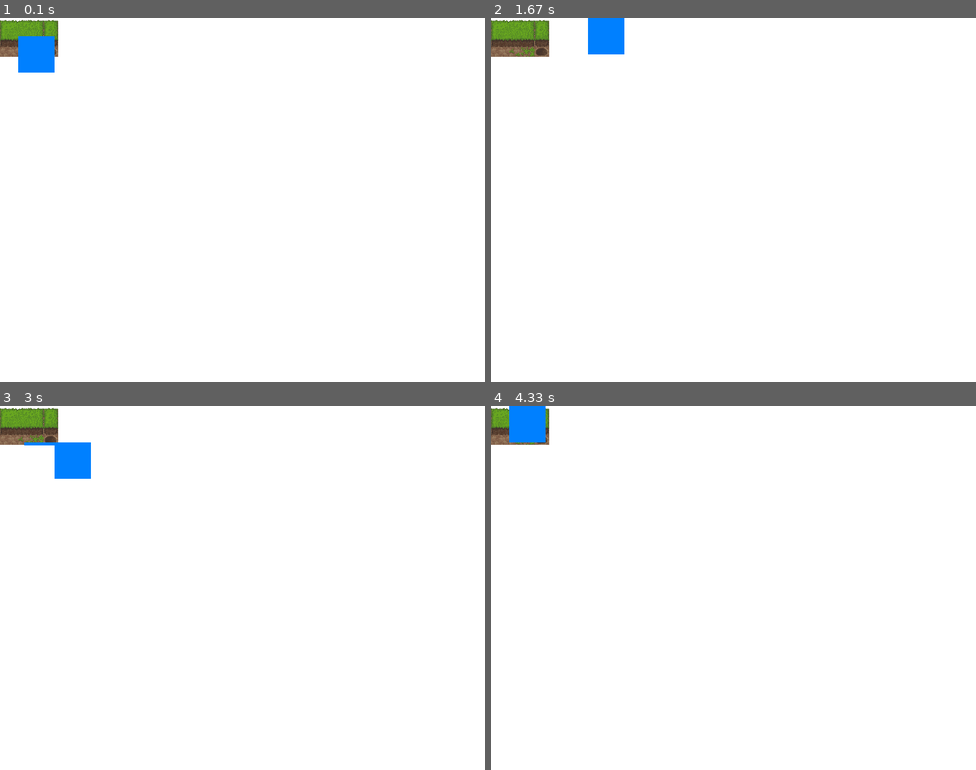
Above: before the commit, frames 1-4 (two rows, left to right).
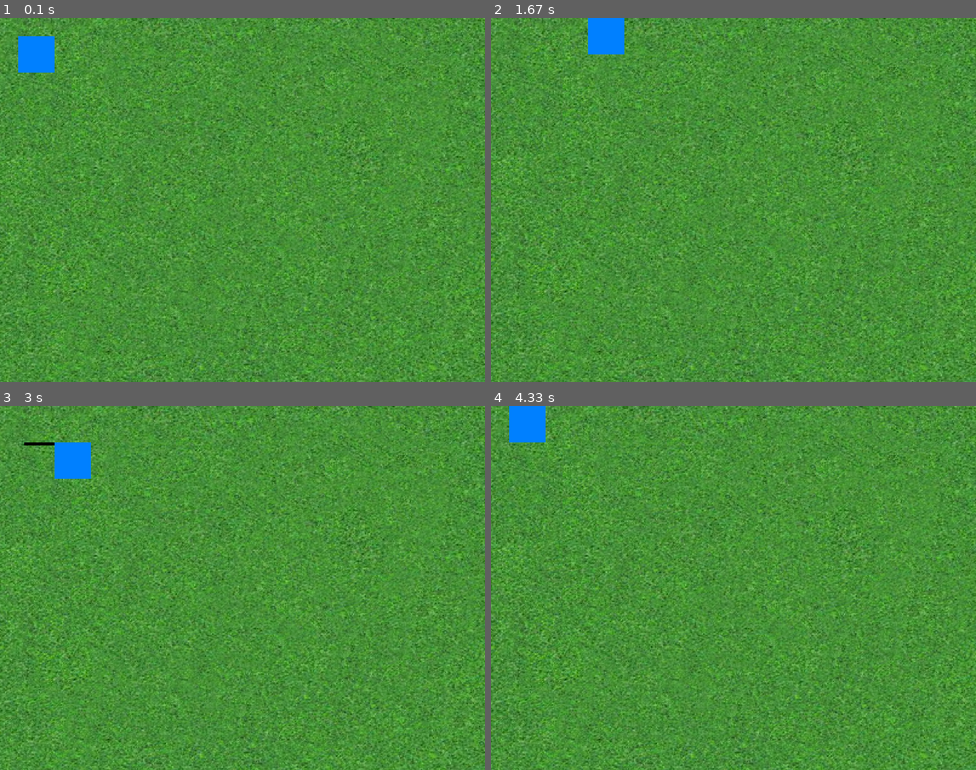
Above: after the commit, the same moments.

Repository: kenton-dover/hackathon2016
Game: pygame game, started from theWindowFiles/theWindow.py
Same seed, same stepped clock (60 frames per second), same inputs: the game is played once before the commit and once after it.
Inputs:
- Up to frame 1 (0.1 s): no input
- Up to frame 2 (1.67 s): hold D 0.33-0.8 s; hold Space 0.83-1.13 s; hold W 0.83-1.13 s; hold D from 1.5 s (still down)
- Up to frame 3 (3 s): release D at 1.97 s; hold A 2-2.53 s; hold S 2.57-2.87 s; hold Space from 2.9 s (still down); hold A from 2.9 s (still down)
- Up to frame 4 (4.33 s): release Space at 3.3 s; release A at 3.3 s; hold A 3.33-3.73 s; hold W 3.77-4.13 s; hold D from 4.17 s (still down)

The runs differ from the first frame. In frame 1, 99% of the frame differs, in the area x 0-100%, y 0-100%; in frame 2, 99%; in frame 3, 99%; in frame 4, 99%.

Commit message:
made the back ground a grassy area and change some colors
just keeping it up to data.  the main things i changed are above

Diff:
--- a/theWindowFiles/theWindow.py
+++ b/theWindowFiles/theWindow.py
@@ -5,7 +5,9 @@
 dimensions = ( SCREEN_WIDTH , SCREEN_HEIGHT )
 color =   ( colorRed , colorBlue , colorGreen )
 screen = pygame.display.set_mode(dimensions)
-background_image = pygame.image.load("ground.png").convert()
+picture = pygame.image.load("flippyboard.png")
+picture = pygame.transform.scale(picture,(SCREEN_WIDTH,SCREEN_HEIGHT))
+background_image = picture.convert()
 going = True
 clock = pygame.time.Clock()
 #inital position
@@ -24,23 +26,23 @@
         y -= 10
         theWeapon = pygame.Rect(x+50,y,5,-50)
         if pressed[pygame.K_SPACE]:
-            pygame.draw.rect(screen, (0, 128, 255), theWeapon)#create rectangle in the window
+            pygame.draw.rect(screen, (0, 0, 0), theWeapon)#create rectangle in the window
     elif pressed[pygame.K_s]and (y < SCREEN_HEIGHT - rectLength):# bounds = screen height - rectangle height
         y += 10
         theWeapon = pygame.Rect(x,y,5,100)
         if pressed[pygame.K_SPACE]:
-            pygame.draw.rect(screen, (0, 128, 255), theWeapon)#create rectangle in the window
+            pygame.draw.rect(screen, (0, 0, 0), theWeapon)#create rectangle in the window
     elif pressed[pygame.K_a] and (x > 0):
         x -= 10
         theWeapon = pygame.Rect(x-50,y,100,5)
         if pressed[pygame.K_SPACE]:
-            pygame.draw.rect(screen, (0, 128, 255), theWeapon)#create rectangle in the window
+            pygame.draw.rect(screen, (0, 0, 0), theWeapon)#create rectangle in the window
         theWeapon = pygame.Rect(x,y+50,100,5)
     elif pressed[pygame.K_d]and (x < SCREEN_WIDTH - rectHeight):
         x += 10
         theWeapon = pygame.Rect(x+20,y,100,5)
         if pressed[pygame.K_SPACE]:
-            pygame.draw.rect(screen, (0, 128, 255), theWeapon)#create rectangle in the window
+            pygame.draw.rect(screen, (0, 0, 0), theWeapon)#create rectangle in the window
     thePerson = pygame.Rect(x, y, rectHeight, rectLength)
 
     pygame.draw.rect(screen, (0, 128, 255), thePerson)#create rectangle in the window
Binary file added: theWindowFiles/flippyboard.png
